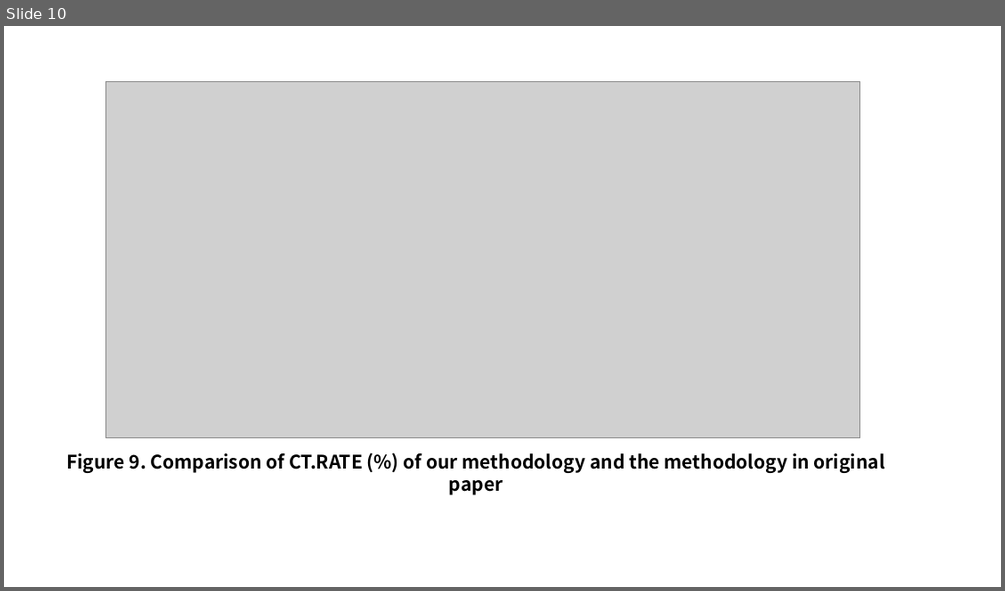
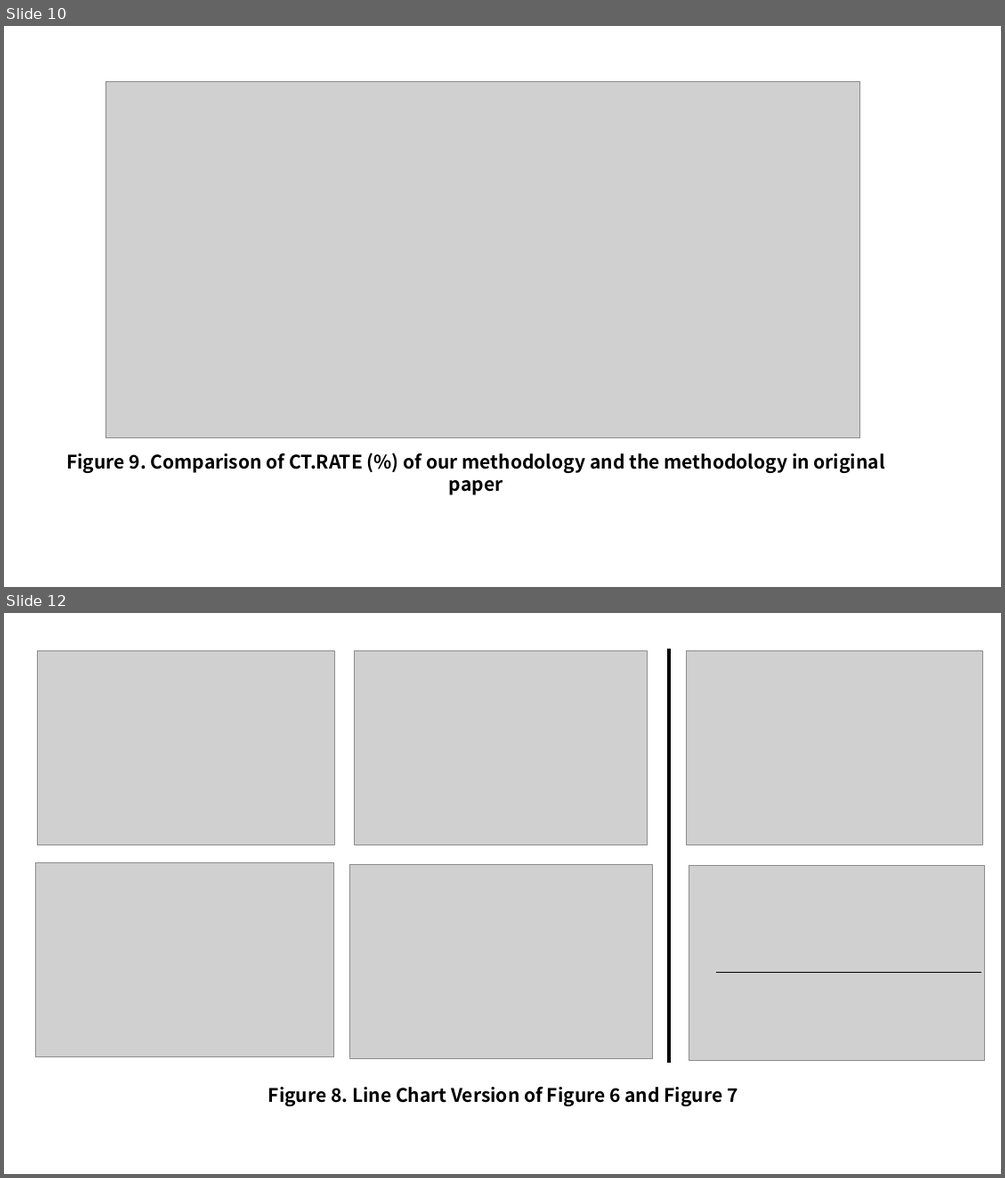
Before and after one commit to WannaBeSuperteur/2020, a slide deck: WPCN/for_final_paper.pptx. Shown one above the other, each under a label of ours: slide 10 before the commit, slides 10 and 12 after it; the slides between them are not shown. The pictures are 1005x591 and 1005x1178 pixels, drawn with LibreOffice and Linux fonts; fonts in the diff are those of the drawing; grey boxes stand for pictures. Boxes give left, top, right and bottom in pixels: in the first picture for what was removed or moved away, otherwise in the second. Text is boxed around its words. In the diff, an @@ line names an element or a change of style, - is before the commit and + after.

```diff
--- a/WPCN/for_final_paper.pptx
+++ b/WPCN/for_final_paper.pptx
@@ slide 12 added at [4, 613, 1001, 1174], background #FFFFFF @@
@@ picture added at [37, 650, 334, 844] @@
@@ picture added at [355, 650, 647, 844] @@
@@ line added from (669, 648) to (669, 1062), #000000 3 pt @@
@@ picture added at [686, 650, 983, 844] @@
@@ picture added at [35, 863, 333, 1057] @@
@@ picture added at [349, 864, 652, 1059] @@
@@ picture added at [689, 866, 985, 1060] @@
@@ line added from (716, 972) to (981, 972), #000000 0.5 pt @@
@@ text added at [268, 1086, 737, 1106], 18 pt, text #000000, bold @@
+Figure 8. Line Chart Version of Figure 6 and Figure 7
```
Also in this commit, not shown: 2 other slides added, 2 other files.
